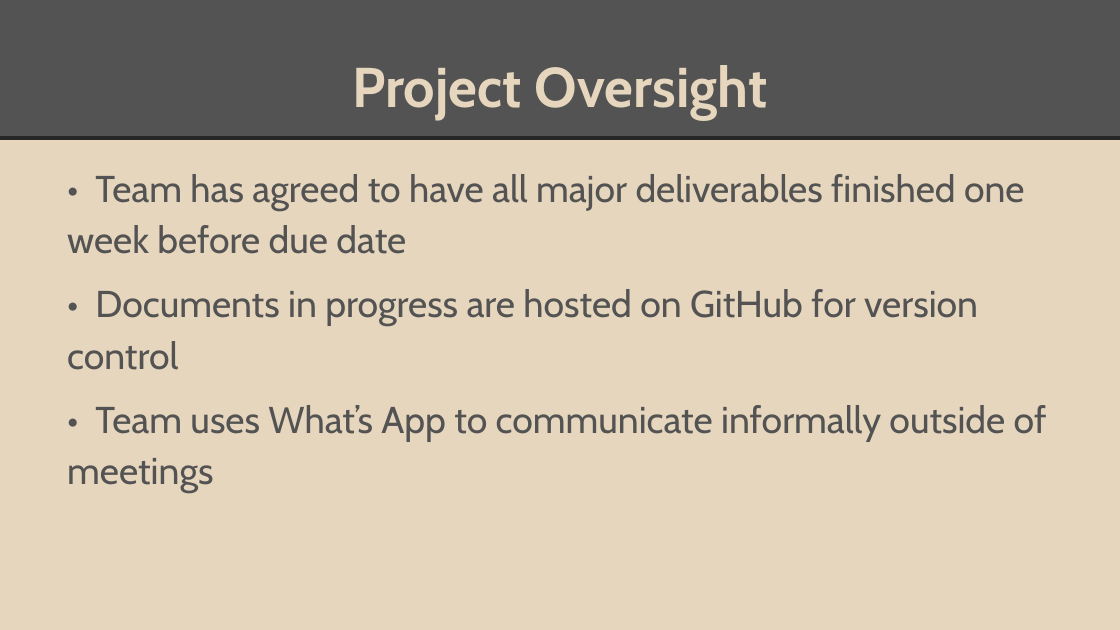
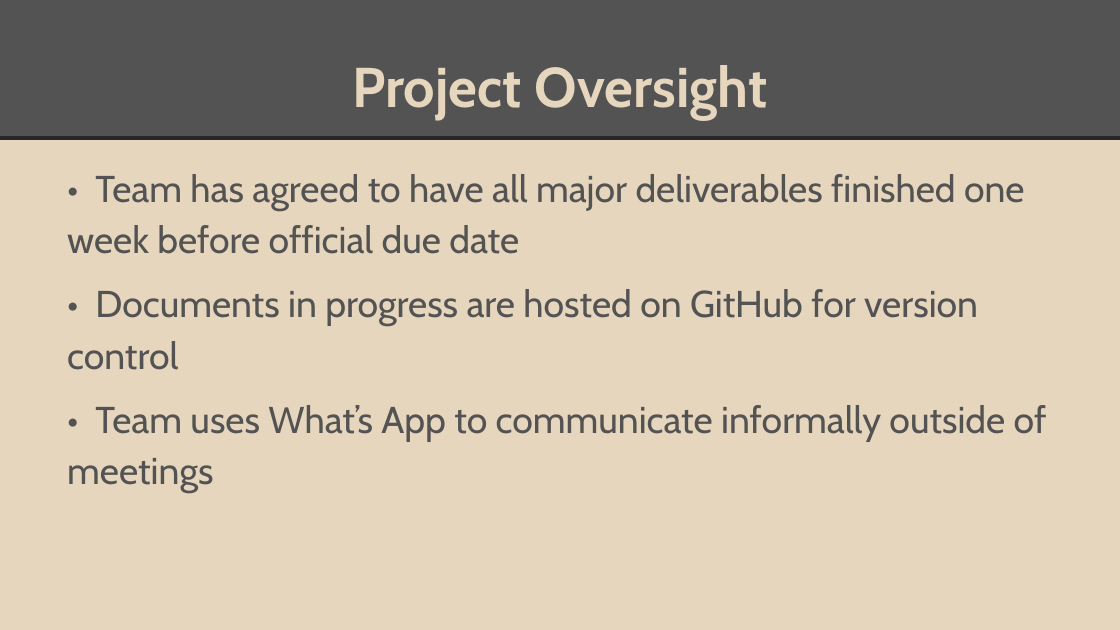
Before and after one commit to Sinmara/Senior-Design, a slide deck: slide 10 of Presentations/Project Charter Presentation.pptx. Drawn at 1120x630 pixels with LibreOffice and Linux fonts; fonts in the diff are those of the drawing. Boxes give left, top, right and bottom in pixels: in the first picture for what was removed or moved away, otherwise in the second. Text is boxed around its words. In the diff, an @@ line names an element or a change of style, - is before the commit and + after.

```diff
--- a/Presentations/Project Charter Presentation.pptx
+++ b/Presentations/Project Charter Presentation.pptx
@@ text at (67, 174, 1025, 254): text changed @@
-• Team has agreed to have all major deliverables finished one week before due date
+• Team has agreed to have all major deliverables finished one week before official due date
```
Also in this commit, not shown: 7 other slides changed.
